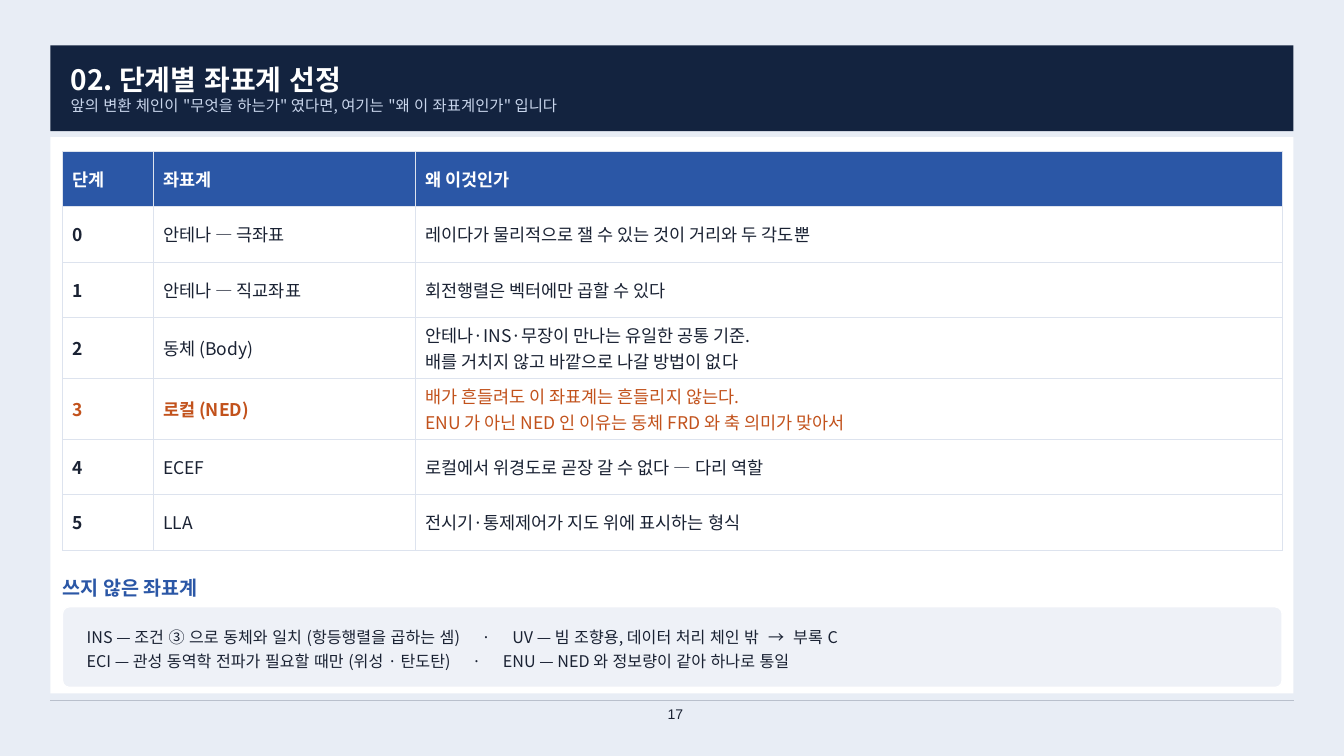
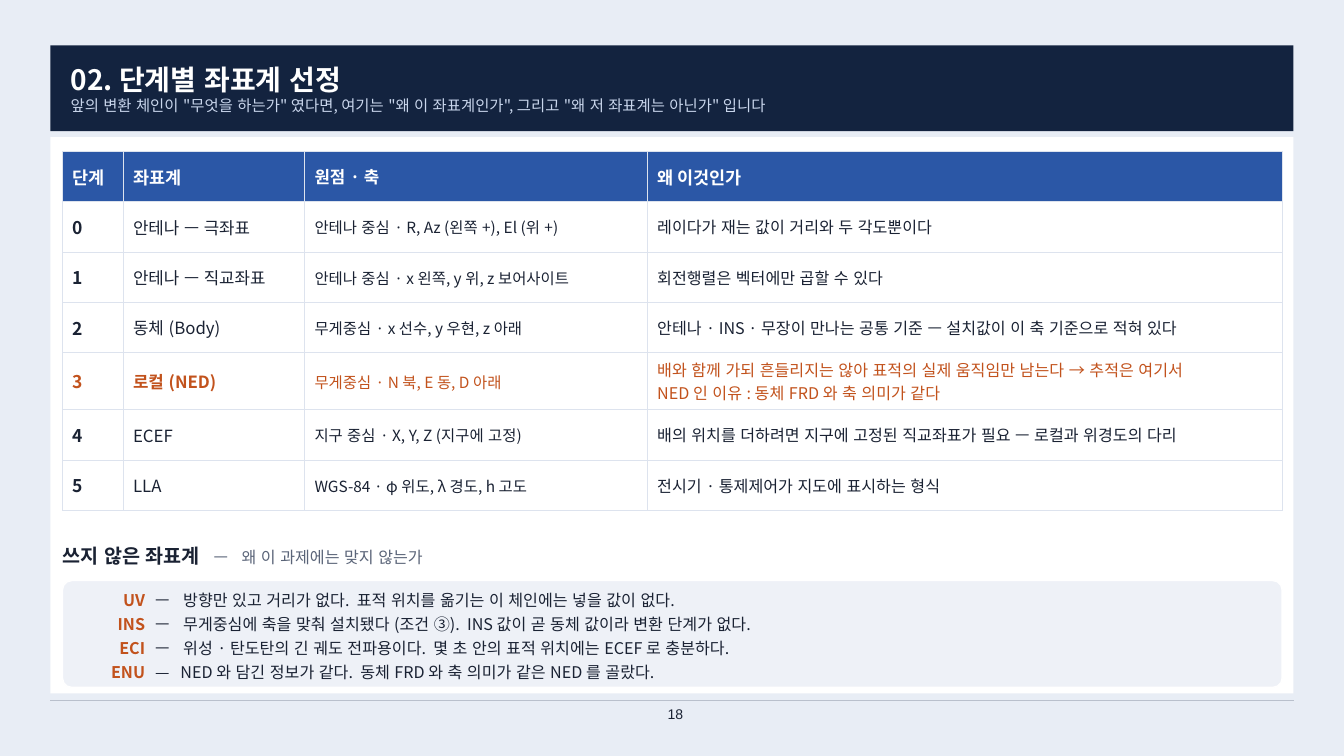
Before and after one commit to harley-hwan/radar-sw-study, a slide deck: slide 18 of Part2_CoordFrames/ref/산출물/Chapter2_coordinate_systems.pptx (slide 17 before the commit). Drawn at 1344x756 pixels with LibreOffice and Linux fonts; fonts in the diff are those of the drawing. Boxes give left, top, right and bottom in pixels: in the first picture for what was removed or moved away, otherwise in the second. Text is boxed around its words. In the diff, an @@ line names an element or a change of style, - is before the commit and + after.

```diff
--- a/Part2_CoordFrames/ref/산출물/Chapter2_coordinate_systems.pptx
+++ b/Part2_CoordFrames/ref/산출물/Chapter2_coordinate_systems.pptx
@@ text at [71, 98, 766, 114]: text changed @@
-앞의 변환 체인이 "무엇을 하는가" 였다면, 여기는 "왜 이 좌표계인가" 입니다
+앞의 변환 체인이 "무엇을 하는가" 였다면, 여기는 "왜 이 좌표계인가", 그리고 "왜 저 좌표계는 아닌가" 입니다
@@ table at [63, 151, 1282, 499] @@
-column 3: 왜 이것인가 | 레이다가 물리적으로 잴 수 있는 것이 거리와 두 각도뿐 | 회전행렬은 벡터에만 곱할 수 있다 | 안테나·INS·무장이 만나는 유일한 공통 기준. / 배를 거치지 않고 바깥으로 나갈 방법이 없다 | 배가 흔들려도 이 좌표계는 흔들리지 않는다. / ENU 가 아닌 NED 인 이유는 동체 FRD 와 축 의미가 맞아서 | 로컬에서 위경도로 곧장 갈 수 없다 — 다리 역할 | 전시기·통제제어가 지도 위에 표시하는 형식
+column 3: 원점 · 축 | 안테나 중심 · R, Az (왼쪽 +), El (위 +) | 안테나 중심 · x 왼쪽, y 위, z 보어사이트 | 무게중심 · x 선수, y 우현, z 아래 | 무게중심 · N 북, E 동, D 아래 | 지구 중심 · X, Y, Z (지구에 고정) | WGS-84 · φ 위도, λ 경도, h 고도
+column 4: 왜 이것인가 | 레이다가 재는 값이 거리와 두 각도뿐이다 | 회전행렬은 벡터에만 곱할 수 있다 | 안테나 · INS · 무장이 만나는 공통 기준 — 설치값이 이 축 기준으로 적혀 있다 | 배와 함께 가되 흔들리지는 않아 표적의 실제 움직임만 남는다 → 추적은 여기서 / NED 인 이유 : 동체 FRD 와 축 의미가 같다 | 배의 위치를 더하려면 지구에 고정된 직교좌표가 필요 — 로컬과 위경도의 다리 | 전시기 · 통제제어가 지도에 표시하는 형식
@@ text at [62, 546, 422, 565]: text changed; size 14 to 11.5 pt; text colour #2B57A6 to #5A6478; bold off @@
-쓰지 않은 좌표계
+쓰지 않은 좌표계 — 왜 이 과제에는 맞지 않는가
@@ text "쓰지 않은 좌표계 — 왜 ..." at [62, 546, 422, 565]: vertical alignment middle to top @@
@@ rounded rectangle: place and size @@
-rounded rectangle at [63, 607, 1282, 688]
+rounded rectangle at [63, 581, 1282, 688]
@@ text added at [111, 594, 145, 678], 11.5 pt, text #C2521C, bold @@
+UV
+INS
+ECI
+ENU
@@ text added at [180, 592, 751, 680], 11.5 pt, text #1A2233 @@
+— 방향만 있고 거리가 없다. 표적 위치를 옮기는 이 체인에는 넣을 값이 없다.
+— 무게중심에 축을 맞춰 설치됐다 (조건 ③). INS 값이 곧 동체 값이라 변환 단계가 없다.
+— 위성 · 탄도탄의 긴 궤도 전파용이다. 몇 초 안의 표적 위치에는 ECEF 로 충분하다.
+— NED 와 담긴 정보가 같다. 동체 FRD 와 축 의미가 같은 NED 를 골랐다.
@@ text removed at [87, 629, 838, 670] @@
-INS — 조건 ③ 으로 동체와 일치 (항등행렬을 곱하는 셈) · UV — 빔 조향용, 데이터 처리 체인 밖 → 부록 C
-ECI — 관성 동역학 전파가 필요할 때만 (위성 · 탄도탄) · ENU — NED 와 정보량이 같아 하나로 통일
@@ page number at [668, 709, 684, 719]: text changed @@
-17
+18
```
Also in this commit, not shown: 16 other slides changed, 23 other files.
